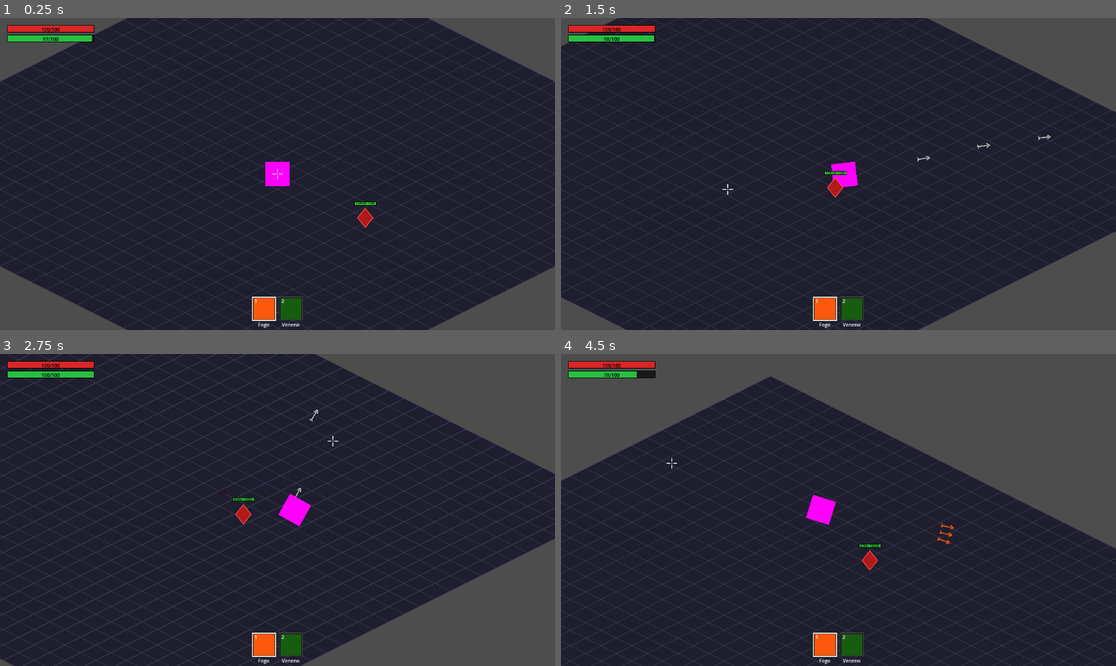
Above: before the commit, frames 1-4 (two rows, left to right).
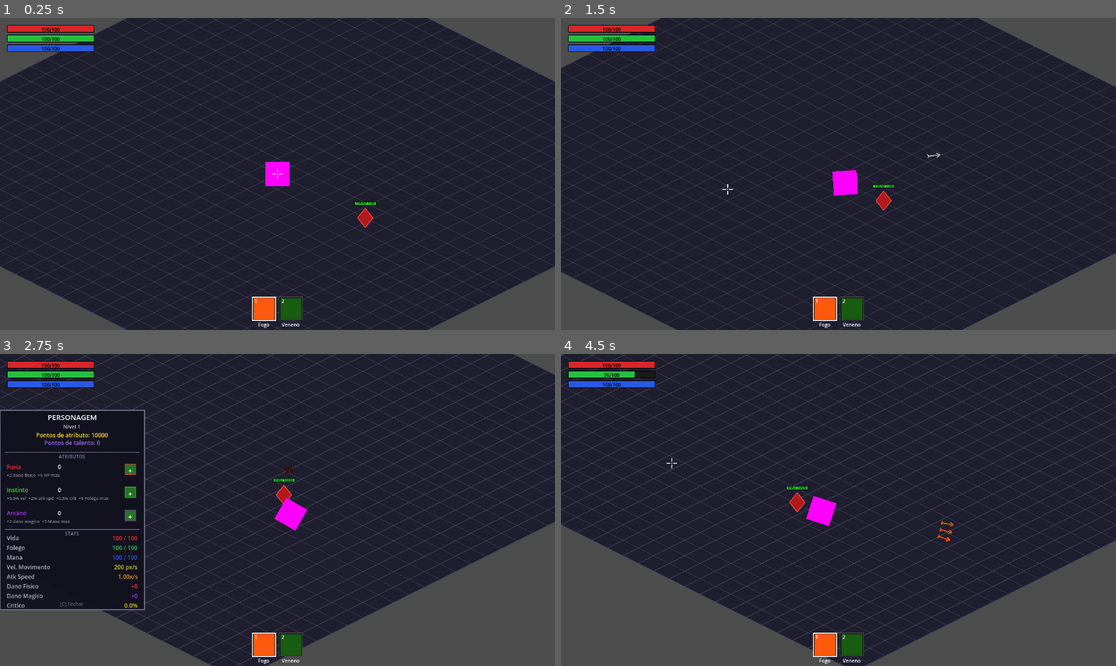
Above: after the commit, the same moments.

Repository: caiojgouvea/arpg
Game: Godot game, scene res://world/world.tscn
Two runs of this game, one before a commit and one after it. Both use one fixed random seed, a clock stepped at 60 frames per second and the inputs below.
Inputs (mouse positions are in pixels of both pictures, inside the frame that each line leads up to):
- Up to frame 1 (0.25 s): no input
- Up to frame 2 (1.5 s): tap Enter at 0.5 s; move the mouse to (960, 158) at 0.52 s; press the mouse at (960, 158) at 0.53 s; hold D (move_right) 0.53-1.28 s; tap C at 0.8, 1.35 s; move the mouse to (727, 189) at 1.27 s; release the mouse at (727, 189) at 1.28 s; hold S (move_down) from 1.28 s (still down)
- Up to frame 3 (2.75 s): click (166, 525) at 1.55 s; move the mouse to (333, 441) at 2.02 s; release S (move_down) at 2.03 s; press the mouse at (333, 441) at 2.03 s; hold D (move_right) from 2.03 s (still down); tap C at 2.3 s
- Up to frame 4 (4.5 s): move the mouse to (810, 572) at 2.77 s; release D (move_right) at 2.78 s; release the mouse at (810, 572) at 2.78 s; hold W (move_up) 2.78-3.53 s; tap Space (dash) at 2.85 s; click (810, 572) at 3.05 s; move the mouse to (1005, 556) at 3.52 s; hold A (move_left) from 3.53 s (still down); tap C at 3.6 s; click (1005, 556) at 3.67 s; right-click (1005, 556) at 4.15 s; move the mouse to (672, 463) at 4.27 s; tap 1 at 4.35 s

The runs differ from the first frame. In frame 1, 0.4% of the frame differs, in the area x 1-18%, y 5-11%; in frame 2, 14%; in frame 3, 26%; in frame 4, 54%, in the area x 0-100%, y 0-100%.

Commit message:
Add stat panel, attack speed, separate Folego/Mana resources, remove passive folego drain

Diff:
--- a/entities/player/player.gd
+++ b/entities/player/player.gd
@@ -2,21 +2,49 @@
 
 const ARROW_SCENE = preload("res://skills/arrow/arrow.tscn")
 
-const SPEED = 200.0
+const BASE_SPEED = 200.0
 const DASH_SPEED = 600.0
 const DASH_DURATION = 0.15
 const DASH_COOLDOWN = 1.0
-const ATTACK_COOLDOWN = 0.3
+const BASE_ATTACK_COOLDOWN = 0.3
 const SKILL_FOLEGO_COST = 30.0
 const SKILL_COOLDOWNS := {"fire": 1.5, "poison": 0.25}
 
-const MAX_HEALTH = 100
-const MAX_FOLEGO = 100.0
+const BASE_HEALTH = 100
+const BASE_FOLEGO = 100.0
+const BASE_MANA = 100.0
 const FOLEGO_REGEN = 25.0
-const FOLEGO_DRAIN = 10.0
+const MANA_REGEN = 5.0
 
-var health := MAX_HEALTH
-var folego := MAX_FOLEGO
+# Atributos
+var fury := 0
+var instinct := 0
+var arcane := 0
+var attribute_points := 10000
+var level := 1
+var talent_points := 0
+
+# Stats derivados — calculados em tempo real
+var MAX_HEALTH: int:
+	get: return BASE_HEALTH + fury * 5
+var MAX_FOLEGO: float:
+	get: return BASE_FOLEGO + instinct * 5.0
+var MAX_MANA: float:
+	get: return BASE_MANA + arcane * 5.0
+var move_speed: float:
+	get: return BASE_SPEED * (1.0 + instinct * 0.005)
+var attack_speed: float:
+	get: return 1.0 + instinct * 0.02
+var physical_damage: int:
+	get: return fury * 2
+var magic_damage: int:
+	get: return arcane * 2
+var crit_chance: float:
+	get: return instinct * 0.003
+
+var health := BASE_HEALTH
+var folego := BASE_FOLEGO
+var mana := BASE_MANA
 
 var _is_dashing := false
 var _dash_timer := 0.0
@@ -43,7 +71,7 @@
 		var direction := Input.get_vector("move_left", "move_right", "move_up", "move_down")
 		if direction != Vector2.ZERO:
 			_last_direction = direction
-		velocity = direction * SPEED
+		velocity = direction * move_speed
 
 	if Input.is_action_pressed("attack") and _attack_cooldown <= 0.0:
 		_attack()
@@ -75,12 +103,11 @@
 func _update_folego(delta: float) -> void:
 	if velocity.length() > 10.0:
 		folego = minf(folego + FOLEGO_REGEN * delta, MAX_FOLEGO)
-	else:
-		folego = maxf(folego - FOLEGO_DRAIN * delta, 0.0)
+	mana = minf(mana + MANA_REGEN * delta, MAX_MANA)
 
 
 func _attack() -> void:
-	_attack_cooldown = ATTACK_COOLDOWN
+	_attack_cooldown = BASE_ATTACK_COOLDOWN / attack_speed
 	var dir := (get_global_mouse_position() - global_position).normalized()
 	var arrow := ARROW_SCENE.instantiate()
 	get_parent().add_child(arrow)
@@ -109,7 +136,8 @@
 
 	if _skill_cooldowns.get(selected, 0.0) > 0.0 or folego < SKILL_FOLEGO_COST:
 		return
-	_skill_cooldowns[selected] = SKILL_COOLDOWNS.get(selected, 1.5)
+	var base_cd: float = SKILL_COOLDOWNS.get(selected, 1.5)
+	_skill_cooldowns[selected] = base_cd / attack_speed
 	folego -= SKILL_FOLEGO_COST
 
 	match selected:
@@ -122,7 +150,6 @@
 	var base_dir := (mouse_pos - global_position).normalized()
 	var dist := global_position.distance_to(mouse_pos)
 	var spread := clampf(remap(dist, 40.0, 600.0, 0.2, 0.003), 0.003, 0.2)
-
 	for angle in [-spread, 0.0, spread]:
 		var arrow := ARROW_SCENE.instantiate()
 		get_parent().add_child(arrow)
--- a/hud/hud.gd
+++ b/hud/hud.gd
@@ -20,12 +20,15 @@
 func _draw() -> void:
 	if _player == null:
 		return
-	var hp_ratio: float = float(_player.health) / float(_player.MAX_HEALTH)
-	var fo_ratio: float = float(_player.folego) / float(_player.MAX_FOLEGO)
-	_draw_bar(MARGIN, hp_ratio, Color(0.85, 0.15, 0.15),
+	var hp_ratio: float  = float(_player.health)  / float(_player.MAX_HEALTH)
+	var fo_ratio: float  = float(_player.folego)  / float(_player.MAX_FOLEGO)
+	var mn_ratio: float  = float(_player.mana)    / float(_player.MAX_MANA)
+	_draw_bar(MARGIN,                                hp_ratio, Color(0.85, 0.15, 0.15),
 			"%d/%d" % [_player.health, _player.MAX_HEALTH])
-	_draw_bar(MARGIN + Vector2(0.0, BAR_H + GAP), fo_ratio, Color(0.15, 0.75, 0.25),
+	_draw_bar(MARGIN + Vector2(0.0, BAR_H + GAP),    fo_ratio, Color(0.15, 0.75, 0.25),
 			"%d/%d" % [int(_player.folego), int(_player.MAX_FOLEGO)])
+	_draw_bar(MARGIN + Vector2(0.0, (BAR_H + GAP)*2), mn_ratio, Color(0.15, 0.35, 0.9),
+			"%d/%d" % [int(_player.mana), int(_player.MAX_MANA)])
 
 
 func _draw_bar(pos: Vector2, ratio: float, color: Color, label: String) -> void:
--- /dev/null
+++ b/hud/stat_panel.gd
@@ -0,0 +1,147 @@
+extends Node2D
+
+const PANEL_W := 300.0
+const FONT_SIZE := 12
+const BTN_SIZE := 22.0
+const SECTION_COLOR := Color(0.5, 0.5, 0.6)
+
+const ATTRS := ["fury", "instinct", "arcane"]
+const ATTR_LABELS := {"fury": "Furia", "instinct": "Instinto", "arcane": "Arcano"}
+const ATTR_COLORS := {
+	"fury":     Color(0.95, 0.2,  0.2),
+	"instinct": Color(0.2,  0.85, 0.2),
+	"arcane":   Color(0.65, 0.2,  0.95),
+}
+const ATTR_DESC := {
+	"fury":     "+2 dano fisico  +5 HP max",
+	"instinct": "+0.5% vel  +2% atk spd  +0.3% crit  +5 Folego max",
+	"arcane":   "+2 dano magico  +5 Mana max",
+}
+
+var _open := false
+var _player: Node = null
+var _btn_rects := {}
+
+
+func _ready() -> void:
+	process_mode = PROCESS_MODE_ALWAYS
+	_player = get_tree().get_first_node_in_group("player")
+
+
+func _input(event: InputEvent) -> void:
+	if event is InputEventKey and event.pressed and not event.echo:
+		if event.physical_keycode == KEY_C:
+			_open = not _open
+			get_tree().paused = _open
+			queue_redraw()
+
+	if _open and event is InputEventMouseButton \
+			and event.pressed and event.button_index == MOUSE_BUTTON_LEFT:
+		for attr in _btn_rects:
+			if _btn_rects[attr].has_point(event.position):
+				_spend_point(attr)
+				return
+
+
+func _spend_point(attr: String) -> void:
+	if _player == null or _player.attribute_points <= 0:
+		return
+	_player.attribute_points -= 1
+	_player[attr] += 1
+	queue_redraw()
+
+
+func _draw() -> void:
+	if not _open or _player == null:
+		return
+
+	var font := ThemeDB.fallback_font
+	var vp := get_viewport_rect().size
+	var px := 0.0
+
+	# Altura dinâmica: header + attrs + stats + footer
+	var attr_h := ATTRS.size() * 48.0
+	var stats_h := 160.0
+	var panel_h := 90.0 + attr_h + stats_h + 20.0
+	var py := (vp.y - panel_h) / 2.0
+
+	# Fundo
+	draw_rect(Rect2(px, py, PANEL_W, panel_h), Color(0.07, 0.07, 0.12, 0.96))
+	draw_rect(Rect2(px, py, PANEL_W, panel_h), Color(0.45, 0.45, 0.55), false, 1.5)
+
+	var cy := py + 20.0
+
+	# === CABEÇALHO ===
+	draw_string(font, Vector2(px, cy), "PERSONAGEM",
+			HORIZONTAL_ALIGNMENT_CENTER, PANEL_W, 15, Color.WHITE)
+	cy += 18.0
+	draw_string(font, Vector2(px, cy), "Nivel %d" % _player.level,
+			HORIZONTAL_ALIGNMENT_CENTER, PANEL_W, 11, Color(0.75, 0.75, 0.8))
+	cy += 18.0
+
+	var pts_color := Color(1.0, 0.85, 0.15) if _player.attribute_points > 0 else Color(0.5, 0.5, 0.5)
+	draw_string(font, Vector2(px, cy), "Pontos de atributo: %d" % _player.attribute_points,
+			HORIZONTAL_ALIGNMENT_CENTER, PANEL_W, FONT_SIZE, pts_color)
+	cy += 16.0
+	draw_string(font, Vector2(px, cy), "Pontos de talento: %d" % _player.talent_points,
+			HORIZONTAL_ALIGNMENT_CENTER, PANEL_W, FONT_SIZE, Color(0.6, 0.4, 0.9))
+	cy += 20.0
+
+	# === ATRIBUTOS ===
+	_draw_separator(font, px, cy, "ATRIBUTOS")
+	cy += 16.0
+	for attr in ATTRS:
+		_draw_attr_row(font, px, cy, attr)
+		cy += 48.0
+
+	# === STATS ===
+	_draw_separator(font, px, cy, "STATS")
+	cy += 18.0
+
+	var stats := [
+		["Vida",           "%d / %d" % [_player.health, _player.MAX_HEALTH],              Color(0.9, 0.2, 0.2)],
+		["Folego",         "%d / %d" % [int(_player.folego), int(_player.MAX_FOLEGO)],    Color(0.2, 0.8, 0.3)],
+		["Mana",           "%d / %d" % [int(_player.mana), int(_player.MAX_MANA)],        Color(0.15, 0.35, 0.9)],
+		["Vel. Movimento", "%.0f px/s" % _player.move_speed,                              Color(0.8, 0.8, 0.2)],
+		["Atk Speed",      "%.2fx/s" % _player.attack_speed,                              Color(0.9, 0.6, 0.1)],
+		["Dano Fisico",    "+%d" % _player.physical_damage,                               Color(0.95, 0.2, 0.2)],
+		["Dano Magico",    "+%d" % _player.magic_damage,                                  Color(0.65, 0.2, 0.95)],
+		["Critico",        "%.1f%%" % (_player.crit_chance * 100.0),                      Color(0.9, 0.85, 0.1)],
+	]
+
+	for stat in stats:
+		draw_string(font, Vector2(px + 14.0, cy), stat[0],
+				HORIZONTAL_ALIGNMENT_LEFT, -1, FONT_SIZE, Color(0.7, 0.7, 0.75))
+		draw_string(font, Vector2(px, cy), stat[1],
+				HORIZONTAL_ALIGNMENT_RIGHT, PANEL_W - 14.0, FONT_SIZE, stat[2])
+		cy += 20.0
+
+	# Dica fechar
+	draw_string(font, Vector2(px, py + panel_h - 8.0), "[C] Fechar",
+			HORIZONTAL_ALIGNMENT_CENTER, PANEL_W, 10, Color(0.4, 0.4, 0.45))
+
+
+func _draw_separator(font: Font, px: float, cy: float, label: String) -> void:
+	draw_line(Vector2(px + 10, cy - 4), Vector2(px + PANEL_W - 10, cy - 4), SECTION_COLOR, 1.0)
+	draw_string(font, Vector2(px, cy + 8.0), label,
+			HORIZONTAL_ALIGNMENT_CENTER, PANEL_W, 10, SECTION_COLOR)
+
+
+func _draw_attr_row(font: Font, px: float, row_y: float, attr: String) -> void:
+	var color: Color = ATTR_COLORS[attr]
+	var can_spend: bool = _player.attribute_points > 0
+
+	draw_string(font, Vector2(px + 14.0, row_y + 14.0),
+			ATTR_LABELS[attr], HORIZONTAL_ALIGNMENT_LEFT, -1, FONT_SIZE, color)
+	draw_string(font, Vector2(px + 120.0, row_y + 14.0),
+			str(_player[attr]), HORIZONTAL_ALIGNMENT_LEFT, -1, FONT_SIZE, Color.WHITE)
+	draw_string(font, Vector2(px + 14.0, row_y + 30.0),
+			ATTR_DESC[attr], HORIZONTAL_ALIGNMENT_LEFT, -1, 9, Color(0.55, 0.55, 0.6))
+
+	var btn_rect := Rect2(px + PANEL_W - 40.0, row_y + 4.0, BTN_SIZE, BTN_SIZE)
+	_btn_rects[attr] = btn_rect
+	var btn_bg := Color(0.15, 0.45, 0.15) if can_spend else Color(0.2, 0.2, 0.22)
+	draw_rect(btn_rect, btn_bg)
+	draw_rect(btn_rect, color if can_spend else Color(0.35, 0.35, 0.35), false, 1.0)
+	draw_string(font, Vector2(btn_rect.position.x, btn_rect.position.y + BTN_SIZE - 3.0),
+			"+", HORIZONTAL_ALIGNMENT_CENTER, BTN_SIZE, 15, Color.WHITE)
--- a/world/cursor.gd
+++ b/world/cursor.gd
@@ -7,18 +7,23 @@
 
 
 func _ready() -> void:
+	process_mode = PROCESS_MODE_ALWAYS
 	Input.set_mouse_mode(Input.MOUSE_MODE_HIDDEN)
 
 
 func _process(_delta: float) -> void:
-	global_position = get_global_mouse_position()
+	var paused := get_tree().paused
+	visible = not paused
+	if paused:
+		Input.set_mouse_mode(Input.MOUSE_MODE_VISIBLE)
+	else:
+		Input.set_mouse_mode(Input.MOUSE_MODE_HIDDEN)
+		global_position = get_global_mouse_position()
 
 
 func _draw() -> void:
-	# Linhas da mira
 	draw_line(Vector2(-SIZE - GAP, 0), Vector2(-GAP, 0), COLOR, WIDTH)
 	draw_line(Vector2(GAP, 0),         Vector2(SIZE + GAP, 0), COLOR, WIDTH)
 	draw_line(Vector2(0, -SIZE - GAP), Vector2(0, -GAP), COLOR, WIDTH)
 	draw_line(Vector2(0, GAP),         Vector2(0, SIZE + GAP), COLOR, WIDTH)
-	# Ponto central
 	draw_circle(Vector2.ZERO, 1.5, COLOR)
--- a/world/world.tscn
+++ b/world/world.tscn
@@ -6,6 +6,7 @@
 [ext_resource type="PackedScene" uid="uid://g8pv3cxslm1j7" path="res://entities/enemies/basic_enemy/basic_enemy.tscn" id="4_enemy"]
 [ext_resource type="Script" uid="uid://h3qt7ybwxnck5" path="res://hud/hud.gd" id="5_hud"]
 [ext_resource type="Script" uid="uid://n2pv8cxwqtm4r" path="res://hud/skill_bar.gd" id="6_skillbar"]
+[ext_resource type="Script" uid="uid://p4rw6mxqvth9s" path="res://hud/stat_panel.gd" id="7_statpanel"]
 
 [sub_resource type="CapsuleShape2D" id="CapsuleShape2D_fj7yv"]
 
@@ -47,3 +48,6 @@
 
 [node name="SkillBar" type="Node2D" parent="HUD"]
 script = ExtResource("6_skillbar")
+
+[node name="StatPanel" type="Node2D" parent="HUD"]
+script = ExtResource("7_statpanel")
Not shown, added: hud/stat_panel.gd.uid
Not shown, changed: GAME_DESIGN.md
